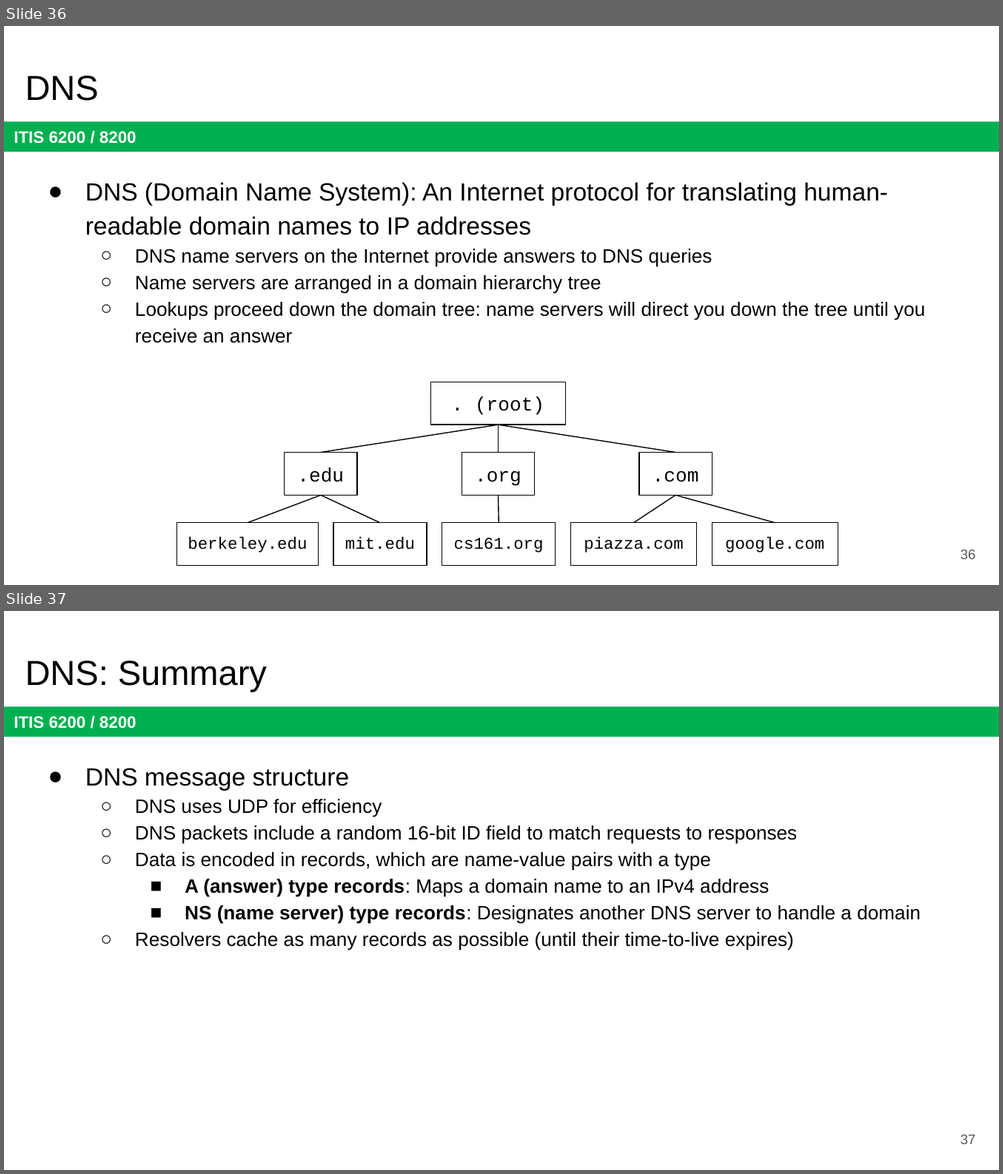
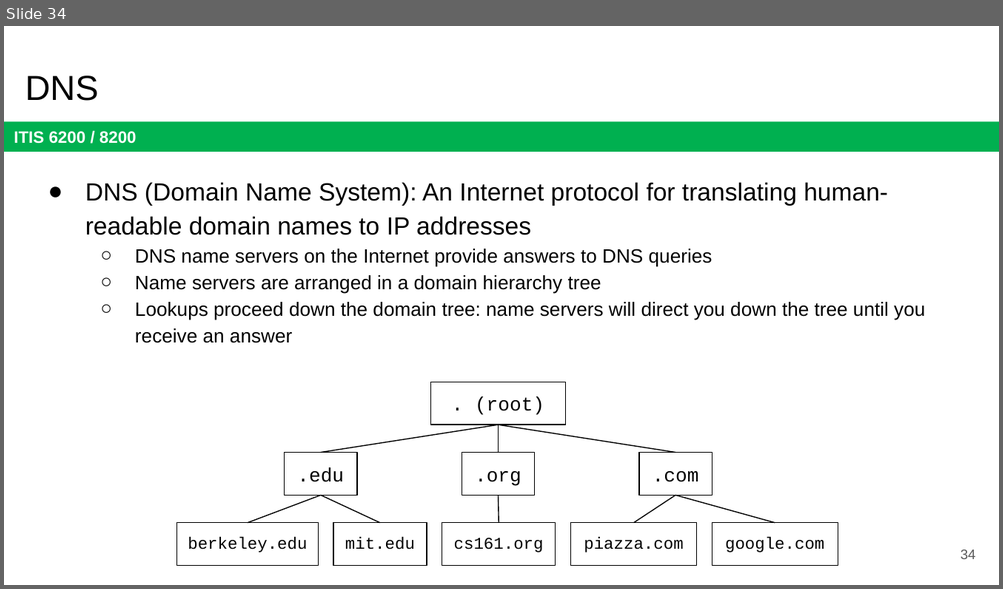
Before and after one commit to jx5c/github.io, a slide deck: teaching/ITIS6200/2023fa/lectures/lec15.ARP.pptx. Shown one above the other, each under a label of ours: slides 36 and 37 before the commit, slide 34 after it. The pictures are 1003x1174 and 1003x589 pixels, drawn with LibreOffice and Linux fonts; fonts in the diff are those of the drawing. Boxes give left, top, right and bottom in pixels: in the first picture for what was removed or moved away, otherwise in the second. Text is boxed around its words. In the diff, an @@ line names an element or a change of style, - is before the commit and + after.

```diff
--- a/teaching/ITIS6200/2023fa/lectures/lec15.ARP.pptx
+++ b/teaching/ITIS6200/2023fa/lectures/lec15.ARP.pptx
@@ slide 37 removed at box(4, 611, 999, 1170), background #FFFFFF; not listed: 1 template element that a slide beside it also shows @@
@@ title removed at box(25, 661, 267, 692) @@
-DNS: Summary
@@ text removed at box(85, 768, 920, 951) @@
-● DNS message structure
-  ○ DNS uses UDP for efficiency
-  ○ DNS packets include a random 16-bit ID field to match requests to responses
-  ○ Data is encoded in records, which are name-value pairs with a type
-    ■ A (answer) type records: Maps a domain name to an IPv4 address
-    ■ NS (name server) type records: Designates another DNS server to handle a domain
-  ○ Resolvers cache as many records as possible (until their time-to-live expires)
@@ page number removed at box(960, 1135, 976, 1145) @@
-37
@@ what was slide 36 is now slide 34 @@
@@ page number at box(960, 550, 976, 560): text changed @@
-36
+34
```
Also in this commit, not shown: 9 slides changed, 3 other slides removed, 1 other file.
